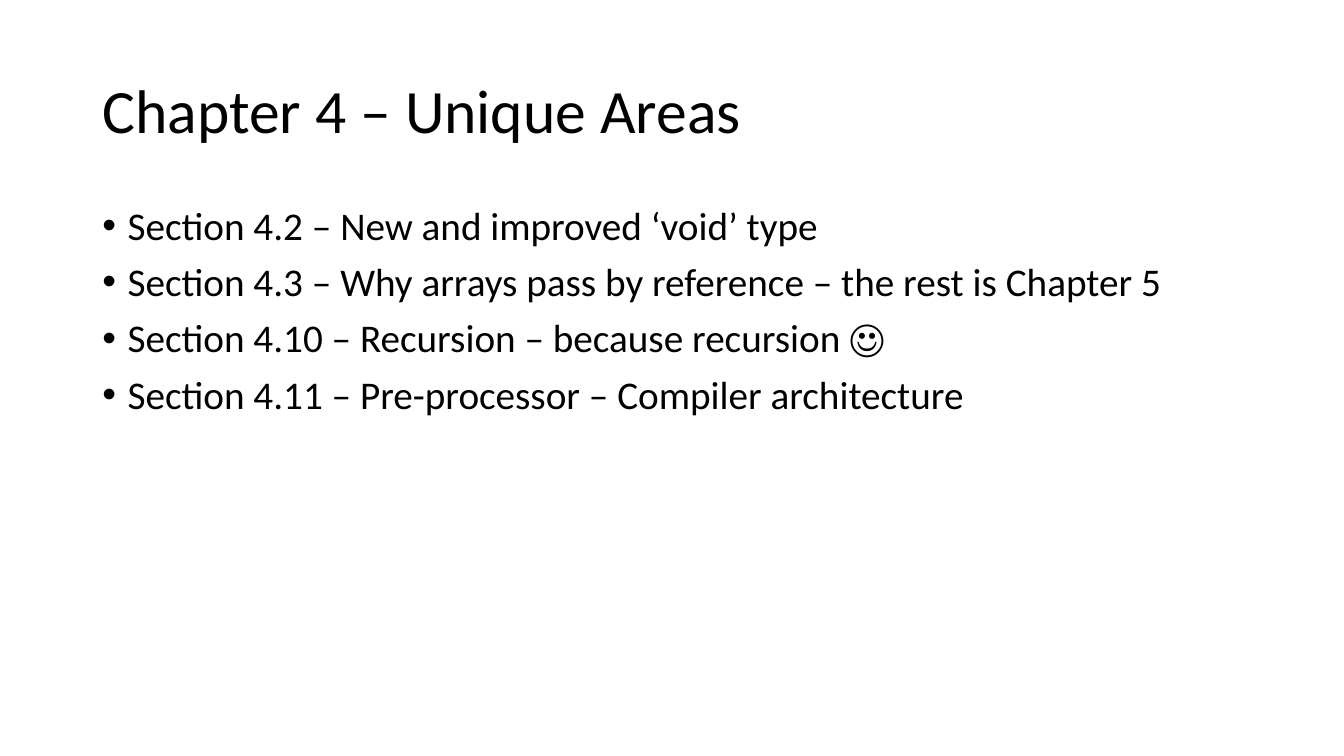
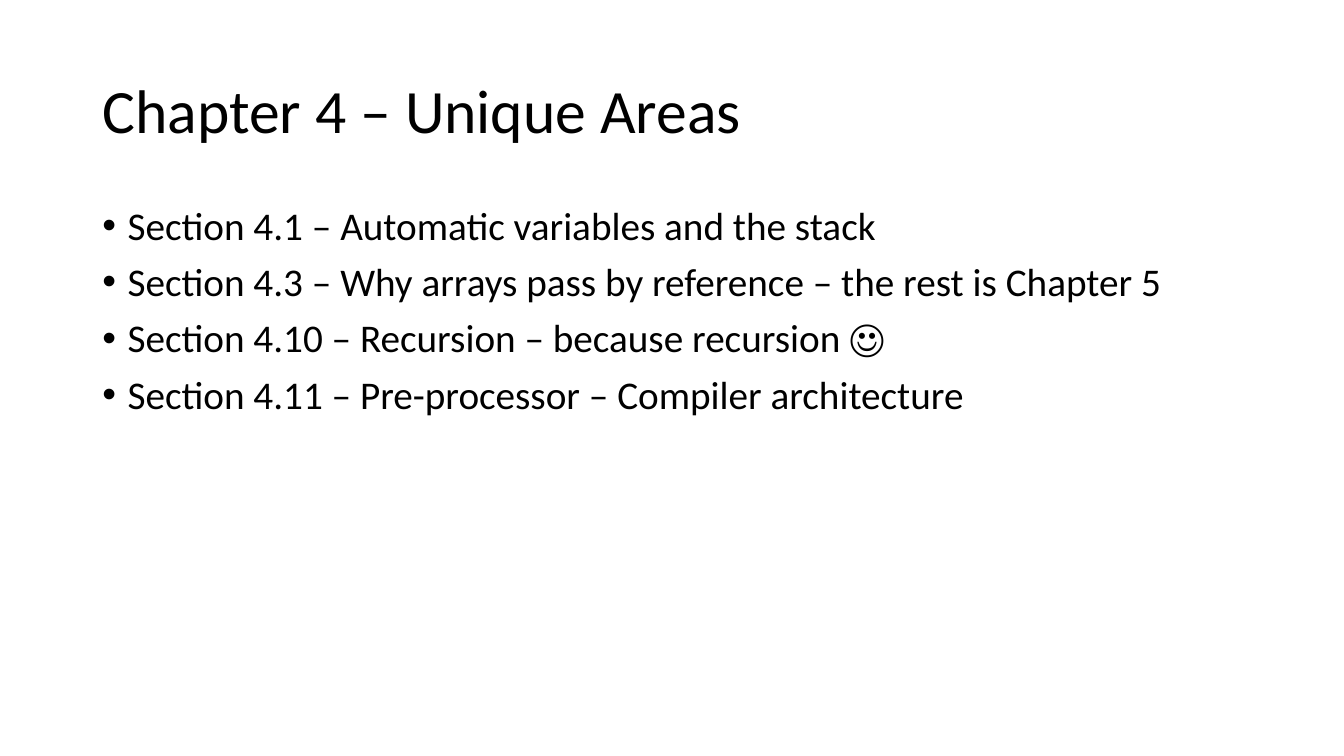
Before and after one commit to csev/cc4e, a slide deck: slide 2 of lectures/KR-4.pptx. Drawn at 1344x756 pixels with LibreOffice and Linux fonts; fonts in the diff are those of the drawing. Boxes give left, top, right and bottom in pixels: in the first picture for what was removed or moved away, otherwise in the second. Text is boxed around its words. In the diff, an @@ line names an element or a change of style, - is before the commit and + after.

Commit message:
Playing with Chapter 4

```diff
--- a/lectures/KR-4.pptx
+++ b/lectures/KR-4.pptx
@@ text at box(128, 212, 876, 241): text changed @@
-• Section 4.2 – New and improved ‘void’ type
+• Section 4.1 – Automatic variables and the stack
```
Also in this commit, not shown: 5 slides added, 1 slide removed, 5 other files.
